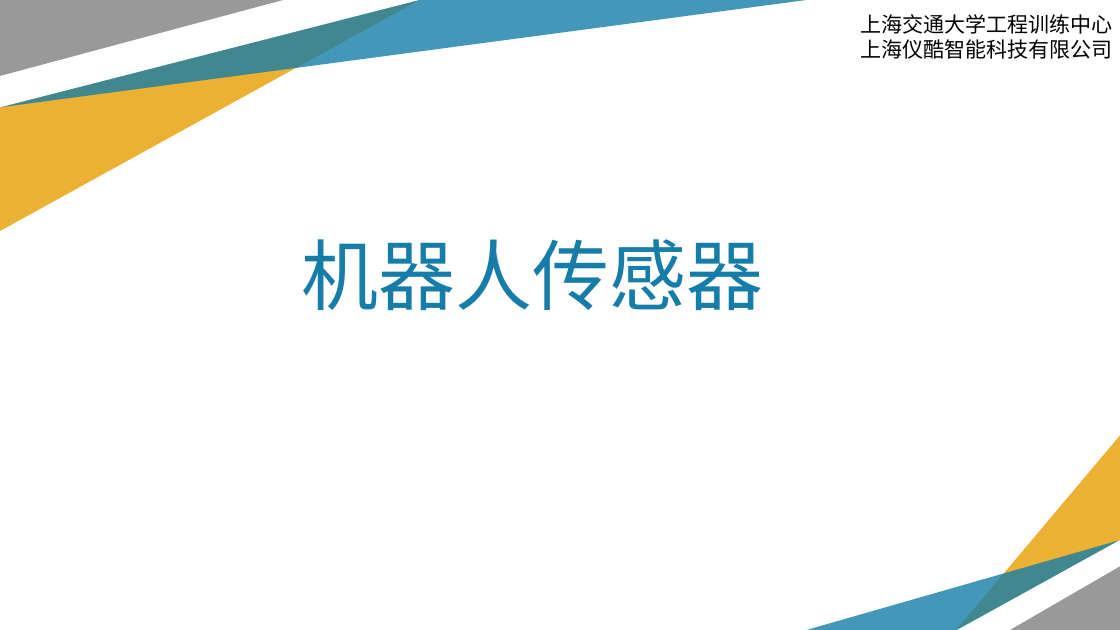
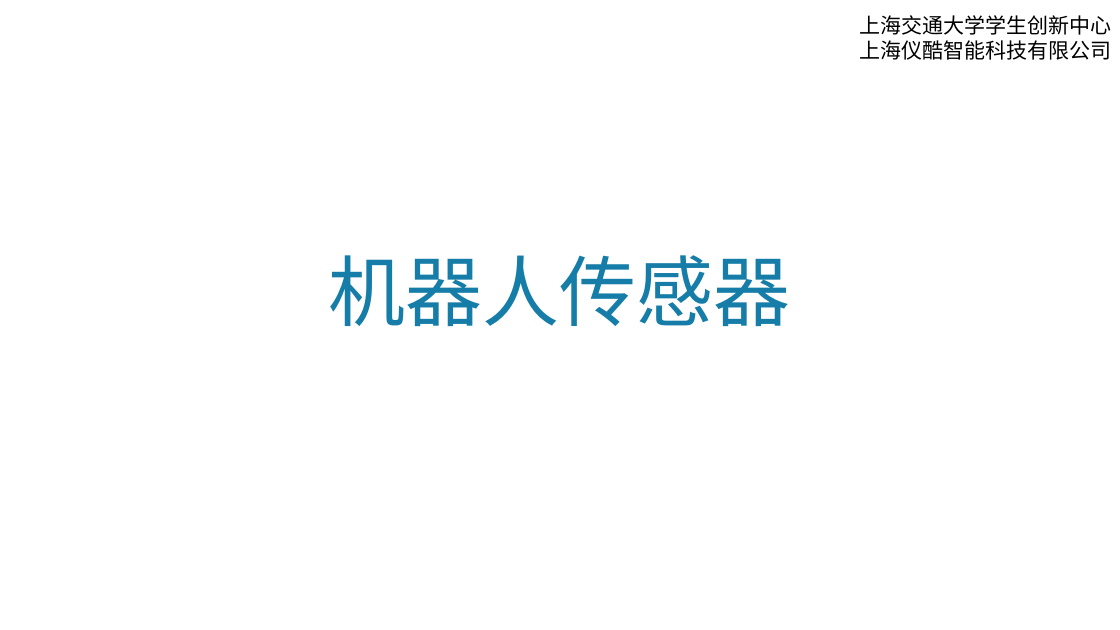
Before and after one commit to Lsnxiaoxiong/robot-course, a slide deck: slide 1 of ppt/第5课_机器人传感器.pptx. Drawn at 1120x630 pixels with LibreOffice and Linux fonts; fonts in the diff are those of the drawing; background and template pictures are left out. Boxes give left, top, right and bottom in pixels: in the first picture for what was removed or moved away, otherwise in the second. Text is boxed around its words. In the diff, an @@ line names an element or a change of style, - is before the commit and + after.

```diff
--- a/ppt/第5课_机器人传感器.pptx
+++ b/ppt/第5课_机器人传感器.pptx
@@ freeform shape removed at (x1=0, y1=0, x2=419, y2=231) @@
@@ freeform shape removed at (x1=0, y1=0, x2=807, y2=108) @@
@@ freeform shape removed at (x1=0, y1=0, x2=420, y2=107) @@
@@ freeform shape removed at (x1=0, y1=0, x2=283, y2=76) @@
@@ text added at (x1=859, y1=15, x2=1111, y2=60), 18 pt, text #000000 @@
+上海交通大学学生创新中心
+上海仪酷智能科技有限公司
@@ text removed at (x1=860, y1=14, x2=1112, y2=59) @@
-上海交通大学工程训练中心
-上海仪酷智能科技有限公司
@@ text "机器人传感器" moved from (x1=302, y1=239, x2=764, y2=310) to (x1=329, y1=255, x2=791, y2=326) @@
@@ group removed at (x1=807, y1=435, x2=1120, y2=630): 4 freeform shapes @@
```
Also in this commit, not shown: 3 other files.
